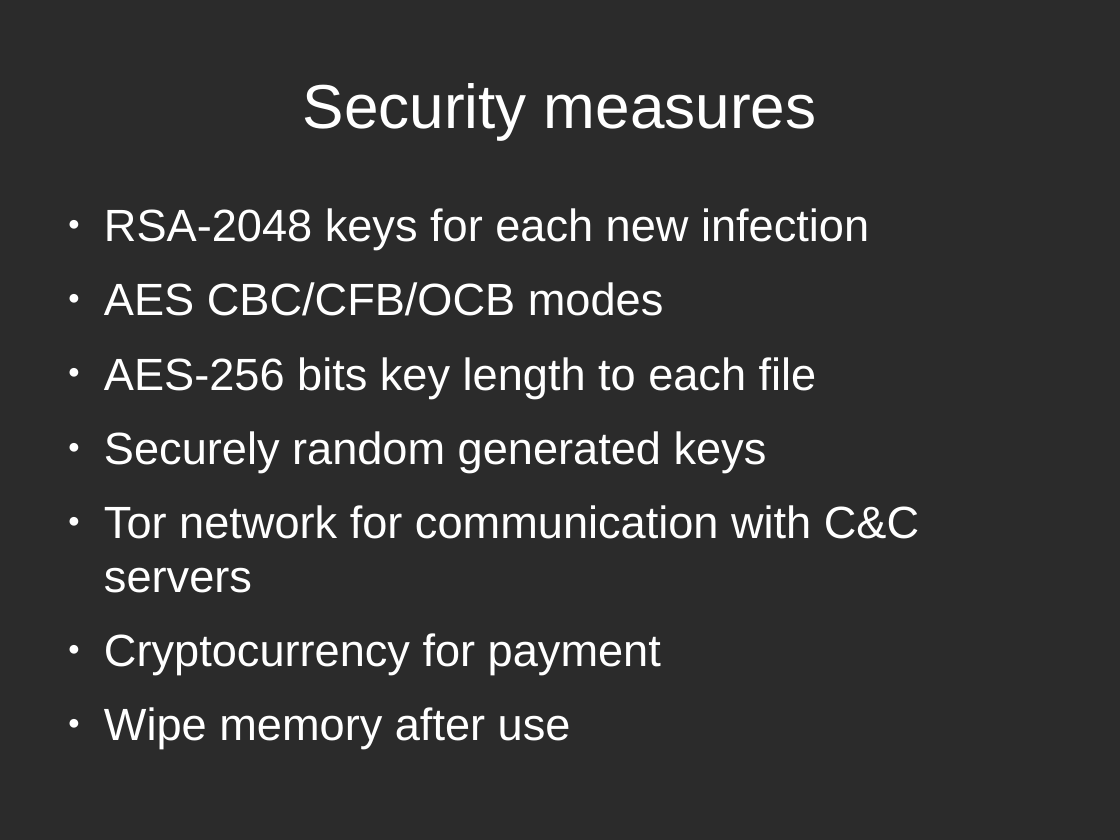
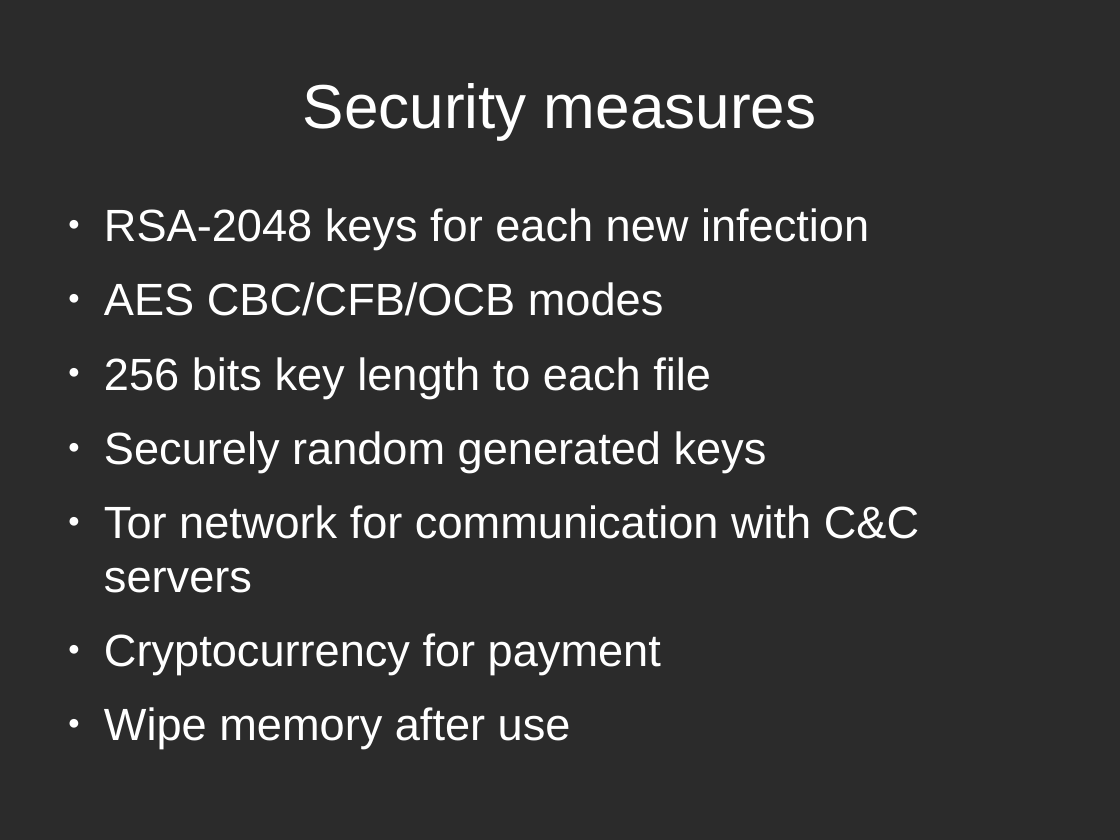
Before and after one commit to tarcisio-marinho/GonnaCry, a slide deck: slide 10 of Python/talk/na_beira_do_rio.odp. Drawn at 1120x840 pixels with LibreOffice and Linux fonts; fonts in the diff are those of the drawing; background and template pictures are left out; a plain dark background stands for a picture behind light text. Boxes give left, top, right and bottom in pixels: in the first picture for what was removed or moved away, otherwise in the second. Text is boxed around its words. In the diff, an @@ line names an element or a change of style, - is before the commit and + after.

```diff
--- a/Python/talk/na_beira_do_rio.odp
+++ b/Python/talk/na_beira_do_rio.odp
@@ text at (104,357,711,398): text changed @@
-● AES-256 bits key length to each file
+● 256 bits key length to each file
```
Also in this commit, not shown: 2 other files.
